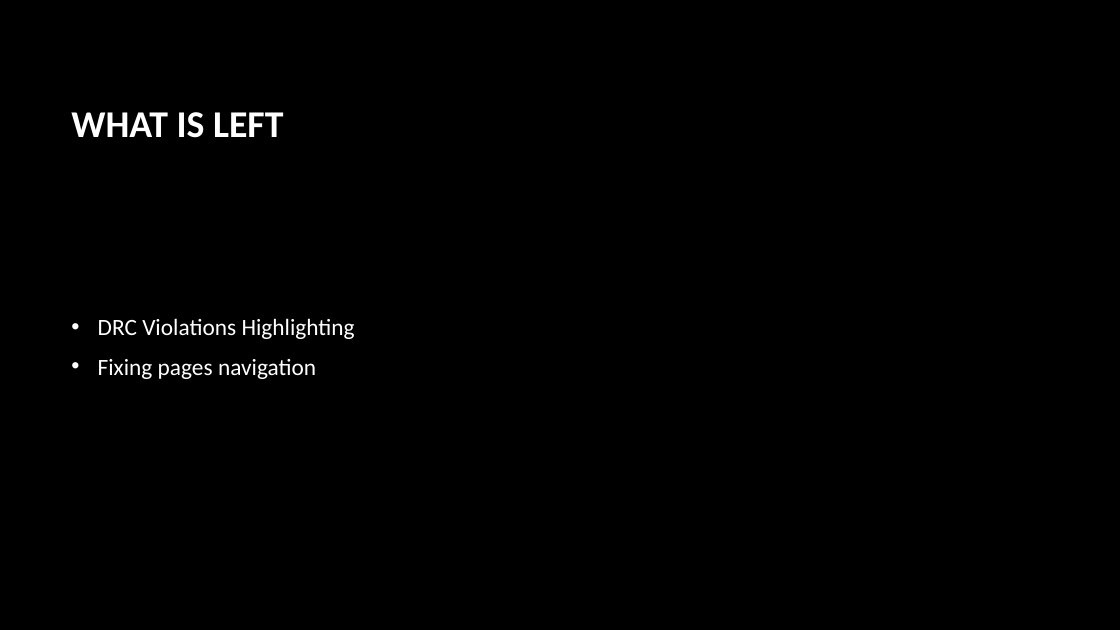
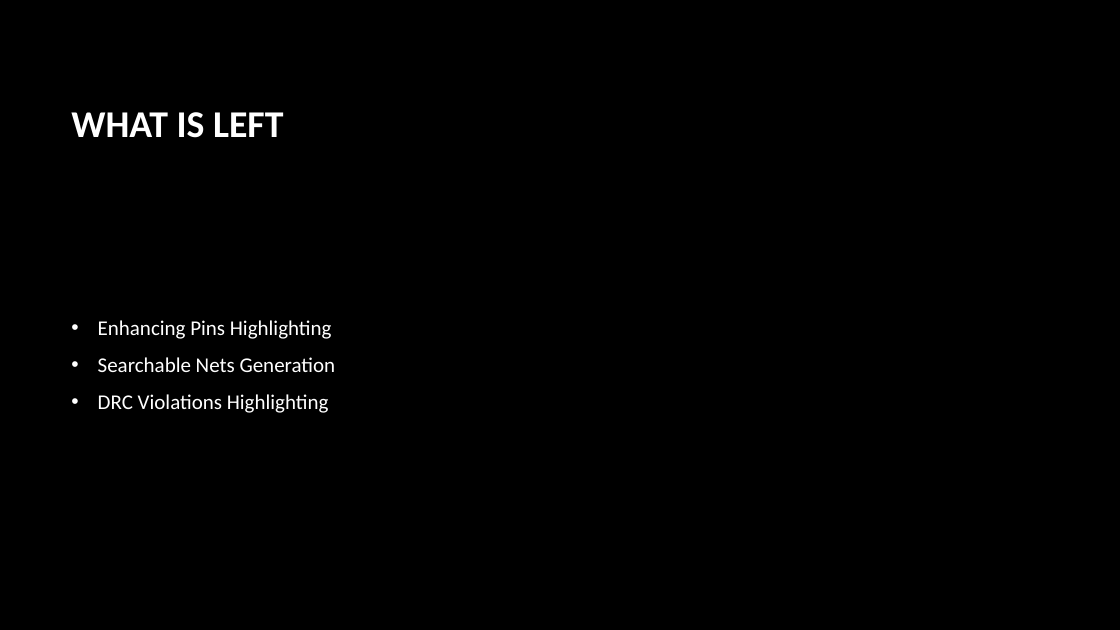
Before and after one commit to MohamedElatroush/DEFTOSVG, a slide deck: slide 4 of MS1 - DD2.pptx. Drawn at 1120x630 pixels with LibreOffice and Linux fonts; fonts in the diff are those of the drawing; background and template pictures are left out. Boxes give left, top, right and bottom in pixels: in the first picture for what was removed or moved away, otherwise in the second. Text is boxed around its words. In the diff, an @@ line names an element or a change of style, - is before the commit and + after.

```diff
--- a/MS1 - DD2.pptx
+++ b/MS1 - DD2.pptx
@@ text at [98,320,336,372]: paragraphs added @@
+• Enhancing Pins Highlighting
+• Searchable Nets Generation
@@ text at [98,359,316,379]: paragraph removed @@
-• Fixing pages navigation
@@ text at [98,394,329,413]: size 20 to 18 pt in "DRC Violations Highlighting" @@
```
Also in this commit, not shown: 3 other slides changed.
